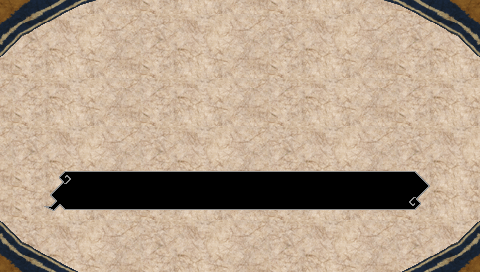
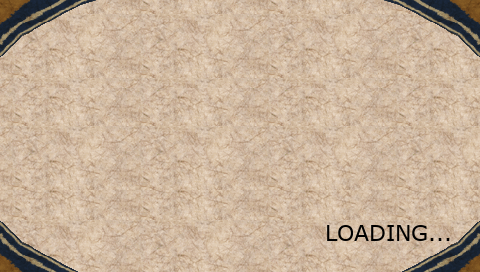
Two versions of the same layered image (480 x 272). Layer-by-layer changes:
added layer "LOADING..." above "bar" over [327,225,450,241]
moved "bar_bg" into group "bar" over [53,173,427,208]
renamed "Copia de Visible" to "bar_border", moved it into group "bar" over [44,171,430,211]
